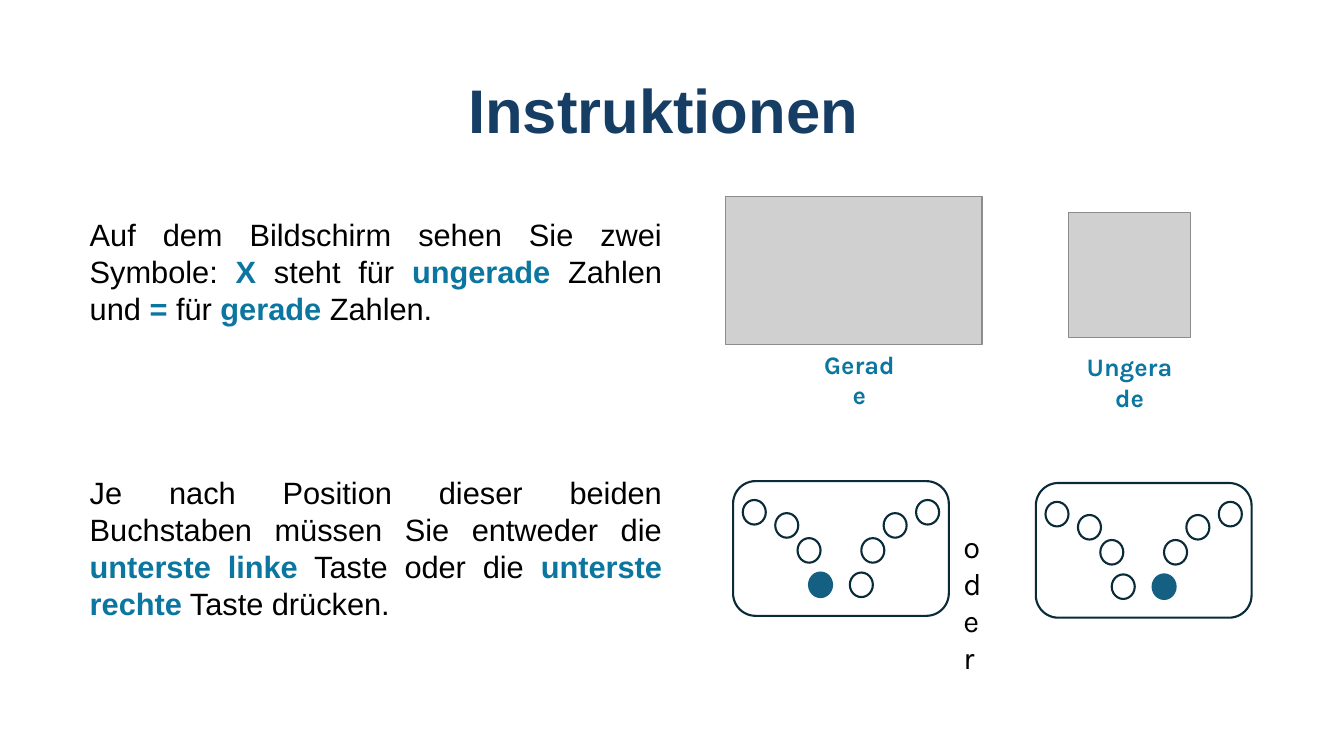
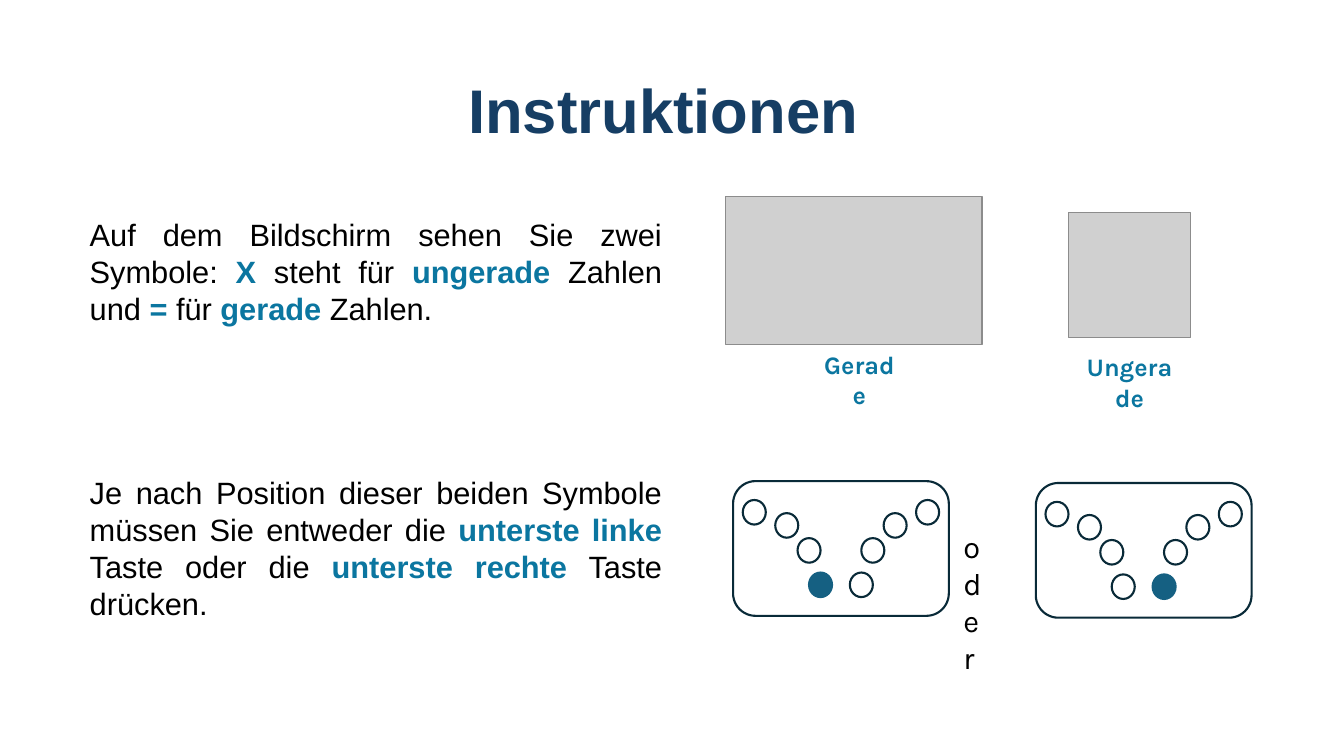
Before and after one commit to GidonFrischkorn/Ambizione-IndividualDifferencesStudy, a slide deck: slide 3 of tasks/number_judgement_changingSR/assets/instructions_digit_changeSRBOX.pptx. Drawn at 1344x756 pixels with LibreOffice and Linux fonts; fonts in the diff are those of the drawing; grey boxes stand for pictures. Boxes give left, top, right and bottom in pixels: in the first picture for what was removed or moved away, otherwise in the second. Text is boxed around its words. In the diff, an @@ line names an element or a change of style, - is before the commit and + after.

```diff
--- a/tasks/number_judgement_changingSR/assets/instructions_digit_changeSRBOX.pptx
+++ b/tasks/number_judgement_changingSR/assets/instructions_digit_changeSRBOX.pptx
@@ text at (90, 481, 662, 616): text changed @@
-Je nach Position dieser beiden Buchstaben müssen Sie entweder die unterste linke Taste oder die unterste rechte Taste drücken.
+Je nach Position dieser beiden Symbole müssen Sie entweder die unterste linke Taste oder die unterste rechte Taste drücken.
```
Also in this commit, not shown: 18 other files.
